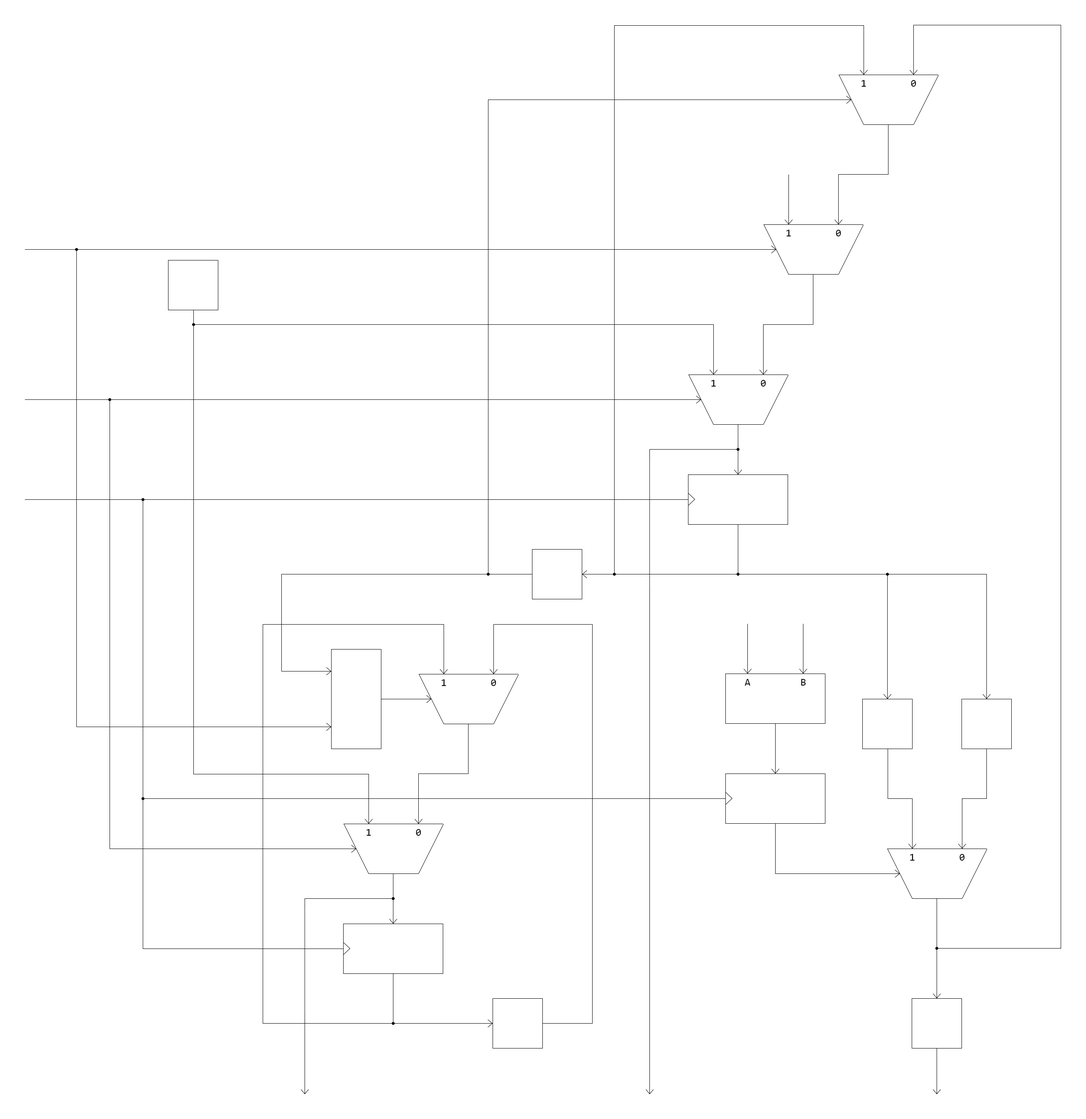
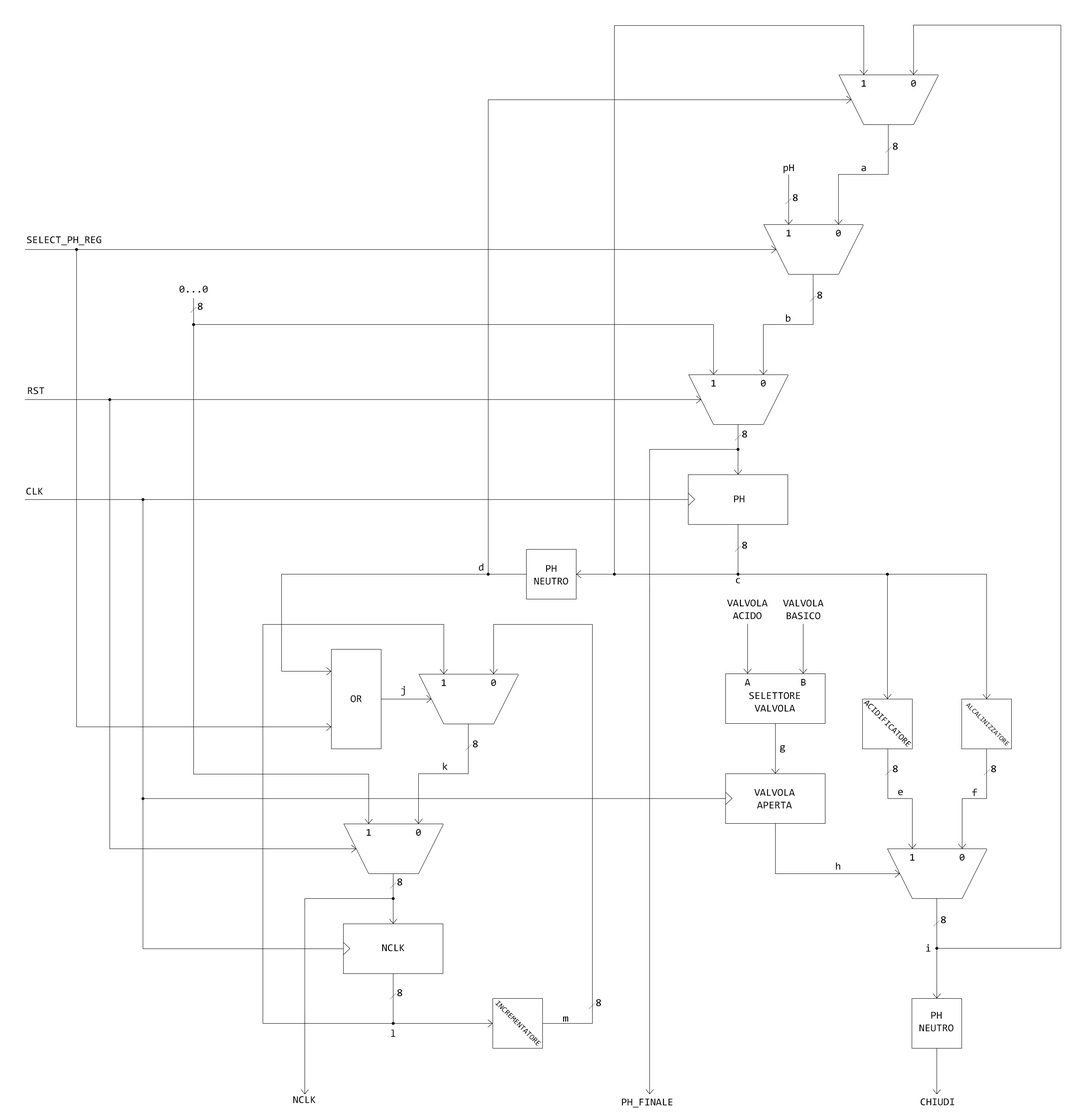
Layers edited between the first and the second 1086px x 1119px image:
renamed "Linea 2" to "8", hid it, painted on it over [26, 142, 1010, 1109]
renamed "zero" to "datapath", showed it, moved it below "fanout", painted on it over [26, 142, 1010, 1109]
